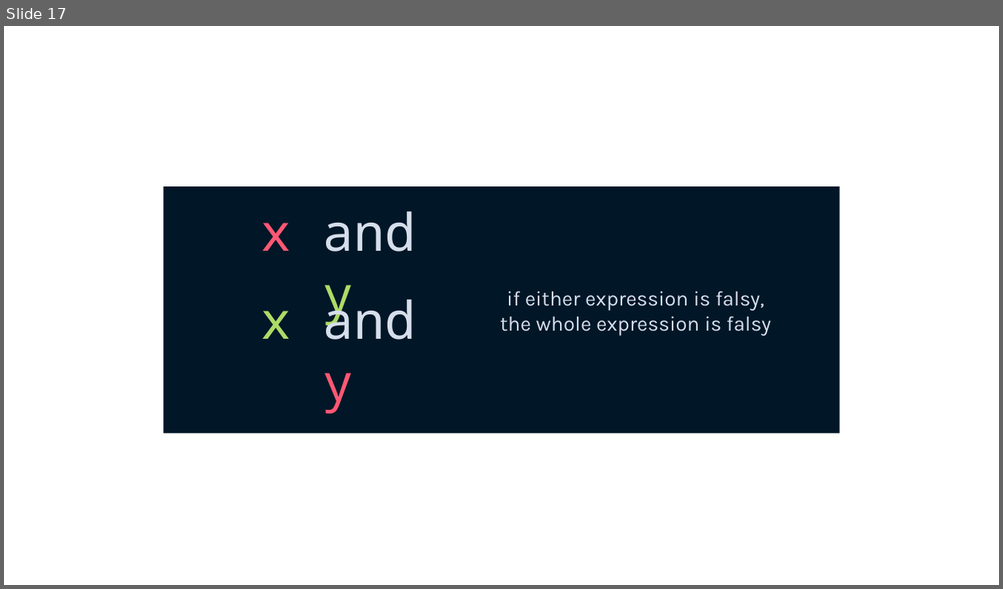
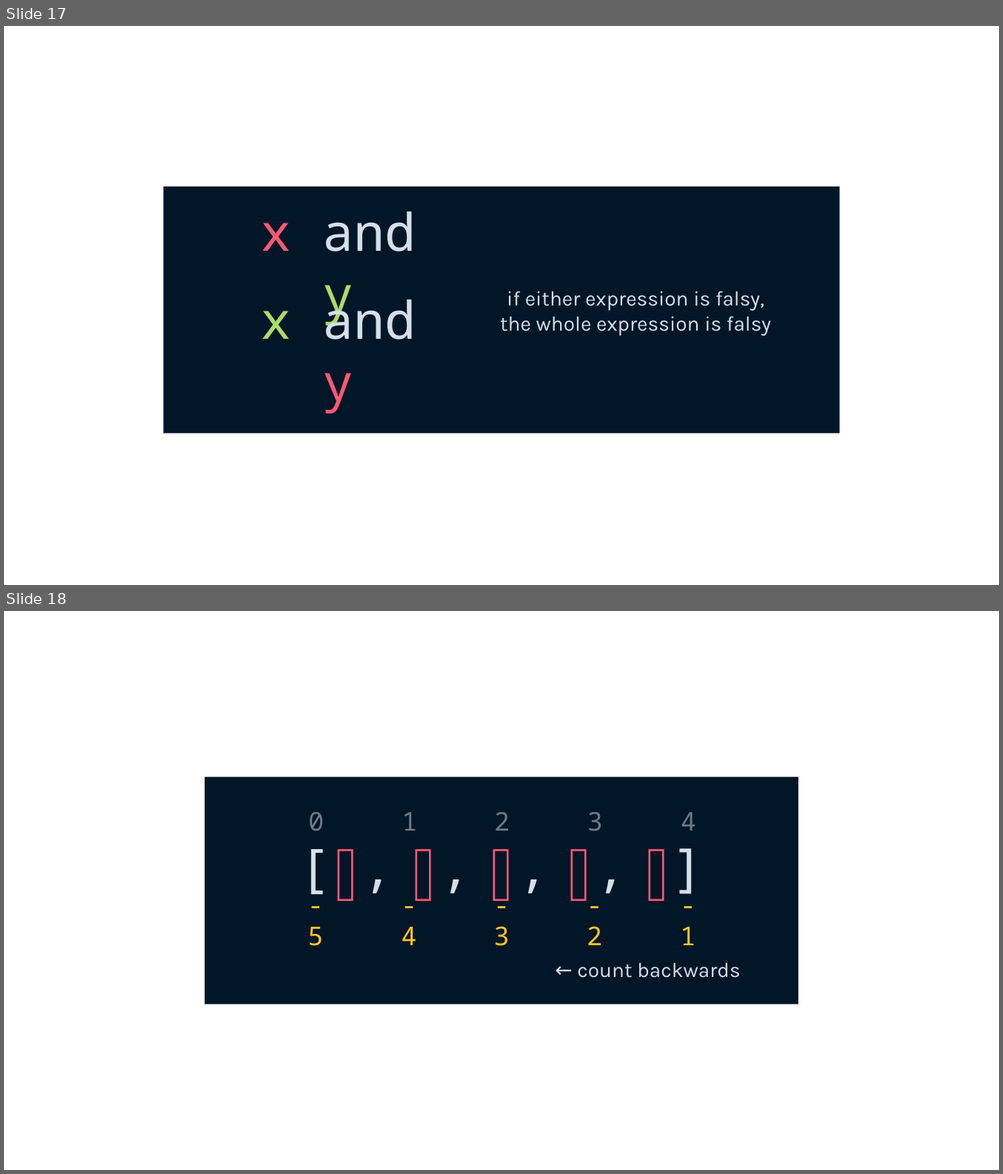
Before and after one commit to Sup2point0/pycobytes, a slide deck: assets/pycobytes.pptx. Shown one above the other, each under a label of ours: slide 17 before the commit, slides 17 and 18 after it. The pictures are 1003x589 and 1003x1174 pixels, drawn with LibreOffice and Linux fonts; fonts in the diff are those of the drawing. Boxes give left, top, right and bottom in pixels: in the first picture for what was removed or moved away, otherwise in the second. Text is boxed around its words. In the diff, an @@ line names an element or a change of style, - is before the commit and + after.

```diff
--- a/assets/pycobytes.pptx
+++ b/assets/pycobytes.pptx
@@ slide 18 added at bbox=[4, 611, 999, 1170], background #FFFFFF @@
@@ rectangle added at bbox=[205, 777, 798, 1005], fill #011627 @@
@@ text added at bbox=[259, 828, 743, 904], 50 pt, text #D6DEEB @@
+[▯, ▯, ▯, ▯, ▯]
@@ group added at bbox=[308, 812, 696, 831]: 5 texts @@
+0
+1
+2
+3
+4
@@ group added at bbox=[307, 926, 695, 946]: 5 texts @@
+-5
+-4
+-3
+-2
+-1
@@ text added at bbox=[577, 963, 740, 978], 20 pt, text #D6DEEB @@
+← count backwards
```
Also in this commit, not shown: 5 other files.
